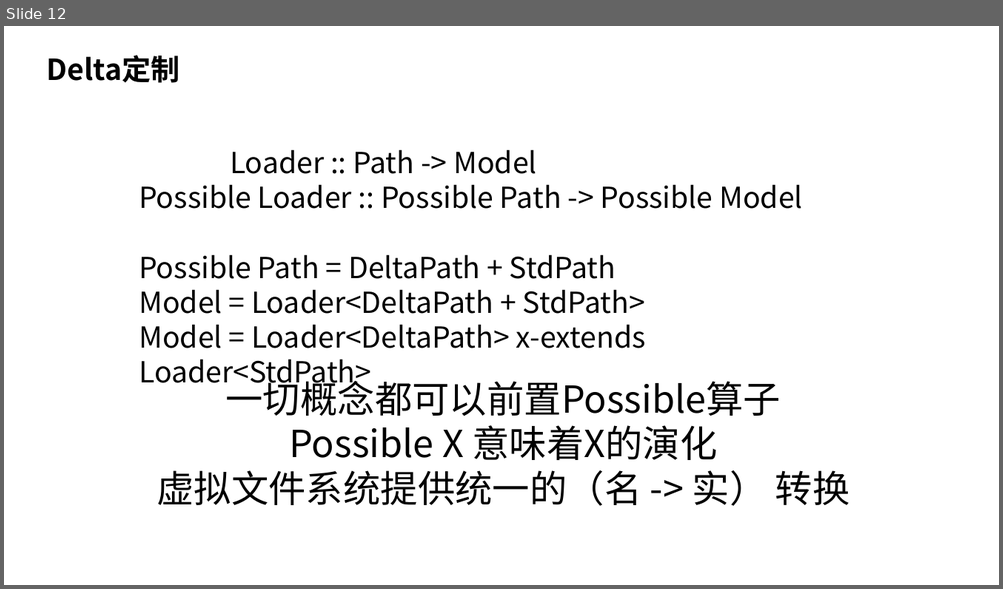
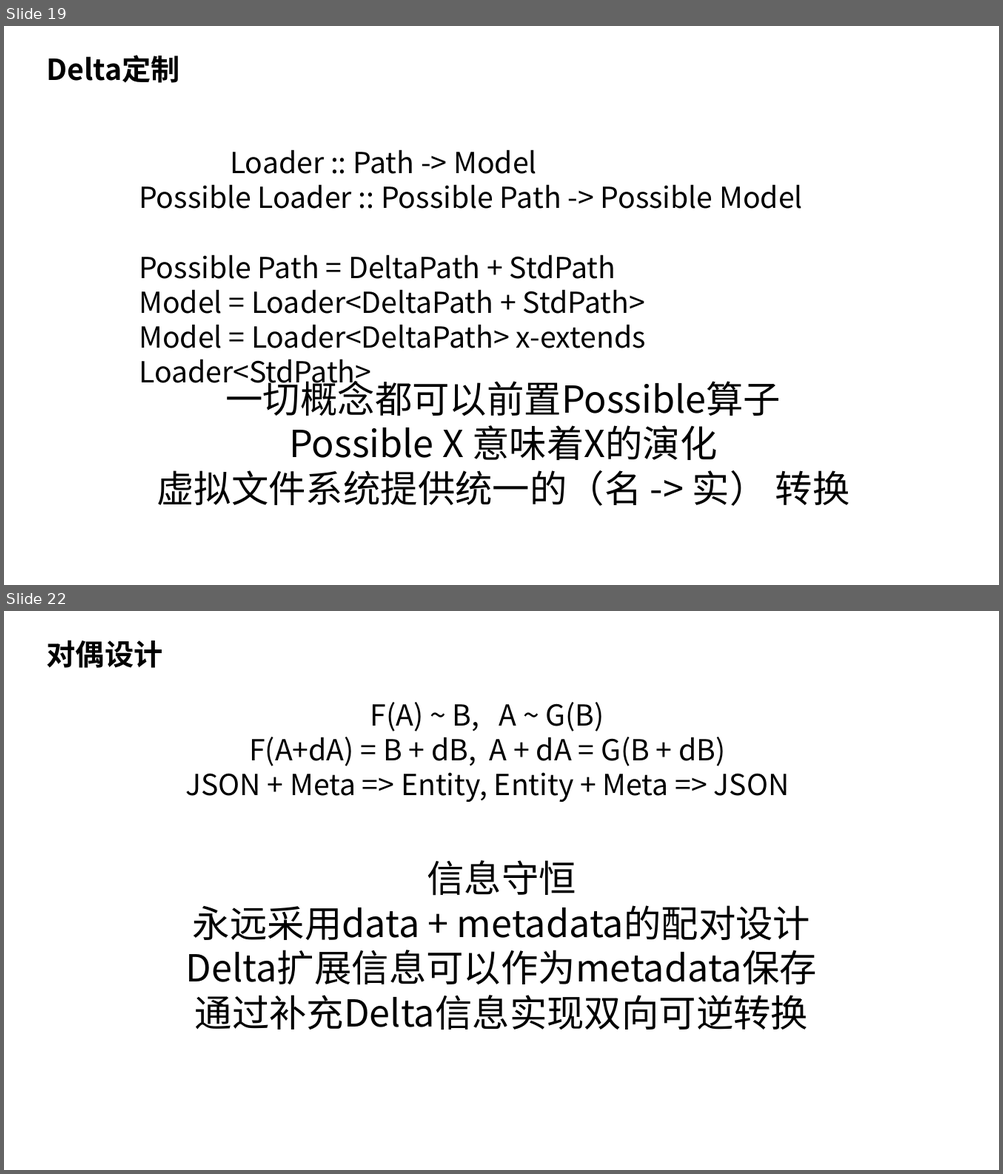
Before and after one commit to nop-platform/nop-entropy-docs, a slide deck: src/ppt/theory-of-reversible-computation.pptx. Shown one above the other, each under a label of ours: slide 12 before the commit, slides 19 and 22 after it; the slides between them are not shown. The pictures are 1003x589 and 1003x1174 pixels, drawn with LibreOffice and Linux fonts; fonts in the diff are those of the drawing. Boxes give left, top, right and bottom in pixels: in the first picture for what was removed or moved away, otherwise in the second. Text is boxed around its words. In the diff, an @@ line names an element or a change of style, - is before the commit and + after.

```diff
--- a/src/ppt/theory-of-reversible-computation.pptx
+++ b/src/ppt/theory-of-reversible-computation.pptx
@@ slide 22 added at bbox=[4, 611, 999, 1170], background #FFFFFF @@
@@ text added at bbox=[47, 640, 163, 668], 28 pt, text #000000, bold @@
+对偶设计
@@ text added at bbox=[185, 702, 789, 802], 28 pt, text #000000 @@
+F(A) ~ B, A ~ G(B)
+F(A+dA) = B + dB, A + dA = G(B + dB)
+JSON + Meta => Entity, Entity + Meta => JSON
@@ text added at bbox=[186, 860, 817, 1031], 36 pt, text #000000 @@
+信息守恒
+永远采用data + metadata的配对设计
+Delta扩展信息可以作为metadata保存
+通过补充Delta信息实现双向可逆转换
@@ what was slide 12 is now slide 19 @@
```
Also in this commit, not shown: 2 slides changed, 12 other slides added, 1 other file.
